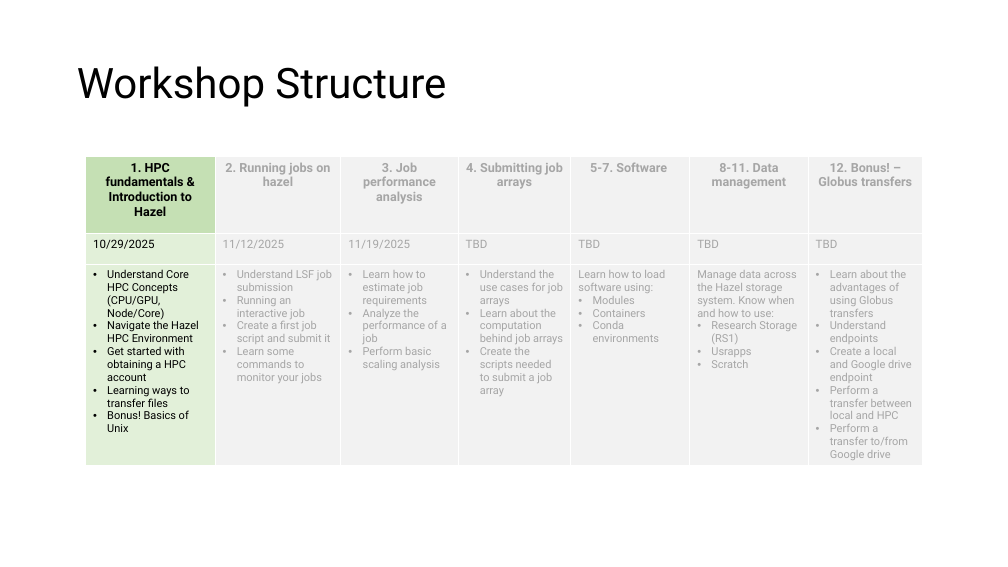
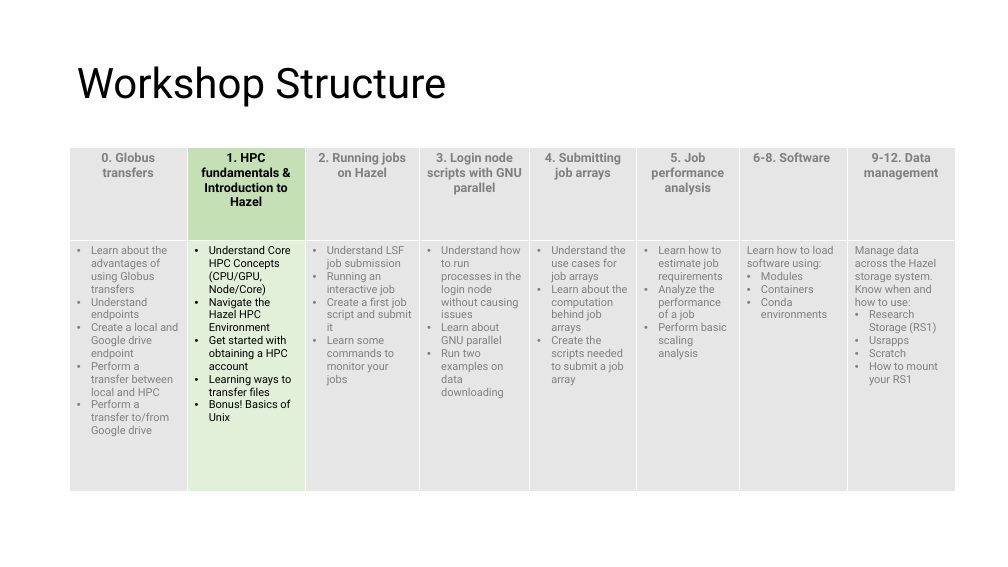
Before and after one commit to hurwitzlab/brc_hazel_training, a slide deck: slide 5 of slides/brc_hazel_0001.pptx. Drawn at 1008x567 pixels with LibreOffice and Linux fonts; fonts in the diff are those of the drawing. Boxes give left, top, right and bottom in pixels: in the first picture for what was removed or moved away, otherwise in the second. Text is boxed around its words. In the diff, an @@ line names an element or a change of style, - is before the commit and + after.

```diff
--- a/slides/brc_hazel_0001.pptx
+++ b/slides/brc_hazel_0001.pptx
@@ table at [70,147,957,491] @@
-1. HPC fundamentals & Introduction to Hazel | 2. Running jobs on hazel | 3. Job performance analysis | 4. Submitting job arrays | 5-7. Software | 8-11. Data management | 12. Bonus! – Globus transfers
-10/29/2025 | 11/12/2025 | 11/19/2025 | TBD | TBD | TBD | TBD
-Understand Core HPC Concepts (CPU/GPU, Node/Core) / Navigate the Hazel HPC Environment / Get started with obtaining a HPC account / Learning ways to transfer files / Bonus! Basics of Unix | Understand LSF job submission / Running an interactive job / Create a first job script and submit it / Learn some commands to monitor your jobs | Learn how to estimate job requirements / Analyze the performance of a job / Perform basic scaling analysis | Understand the use cases for job arrays / Learn about the computation behind job arrays / Create the scripts needed to submit a job array | Learn how to load software using: / Modules / Containers / Conda environments | Manage data across the Hazel storage system. Know when and how to use: / Research Storage (RS1) / Usrapps / Scratch | Learn about the advantages of using Globus transfers / Understand endpoints / Create a local and Google drive endpoint / Perform a transfer between local and HPC / Perform a transfer to/from Google drive
+0. Globus transfers | 1. HPC fundamentals & Introduction to Hazel | 2. Running jobs on Hazel | 3. Login node scripts with GNU parallel | 4. Submitting job arrays | 5. Job performance analysis | 6-8. Software | 9-12. Data management
+Learn about the advantages of using Globus transfers / Understand endpoints / Create a local and Google drive endpoint / Perform a transfer between local and HPC / Perform a transfer to/from Google drive | Understand Core HPC Concepts (CPU/GPU, Node/Core) / Navigate the Hazel HPC Environment / Get started with obtaining a HPC account / Learning ways to transfer files / Bonus! Basics of Unix | Understand LSF job submission / Running an interactive job / Create a first job script and submit it / Learn some commands to monitor your jobs | Understand how to run processes in the login node without causing issues / Learn about GNU parallel / Run two examples on data downloading | Understand the use cases for job arrays / Learn about the computation behind job arrays / Create the scripts needed to submit a job array | Learn how to estimate job requirements / Analyze the performance of a job / Perform basic scaling analysis | Learn how to load software using: / Modules / Containers / Conda environments | Manage data across the Hazel storage system. Know when and how to use: / Research Storage (RS1) / Usrapps / Scratch / How to mount your RS1
@@ table: place and size @@
-table at [85,157,922,470]
+table at [70,147,957,491]
```
Also in this commit, not shown: 2 other slides changed, 1 slide removed, 4 other files.
